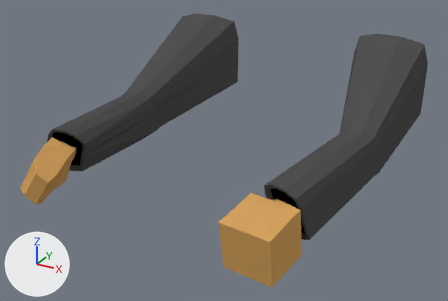
The Blender file Assets/weapons/in-progress/betterSciFiArms 1.blend, before and after one commit.
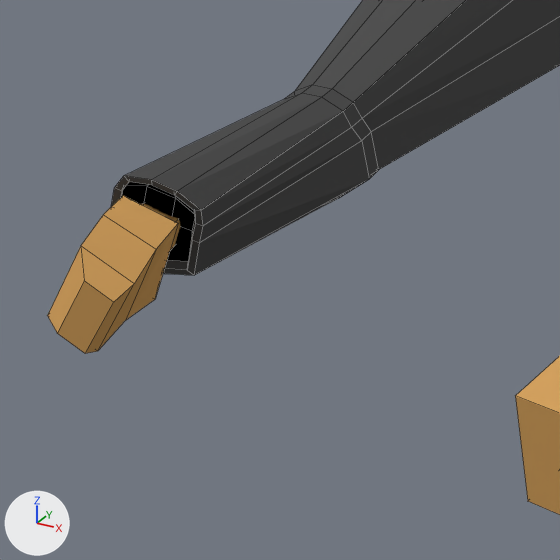
There are two pictures of each version: one whole from a 50 mm lens placed at (23.8, -51.1, 14.5), pointed at (0.6, -8.9, -6.6), one close up on the part from 0% to 53% of the width and 18% to 97% of the height. The axes (+X, +Y, +Z) are drawn at lower left. The lights are the same throughout. The close-ups show mesh edges as thin lines.

The older version as bpy lines, for what is in view:
```python
me_cube_001 = bpy.data.meshes.new('Cube.001')
me_cube_001.from_pydata(...)  # 196 vertices, 174 faces; spans x -13.5..13.5, y -21.8..7.0, z -9.2..1.3
# faces by material slot: [120, 36, 18]
me_cube_001.materials.append(mat_robe)  # dark grey #525252
me_cube_001.materials.append(mat_skin)  # orange #d5a360
me_cube_001.materials.append(mat_hood)  # black #000000
ob_cube_001 = bpy.data.objects.new('Cube.001', me_cube_001)
ob_cube_001.location = (0.0, 0.0, 0.0)
```
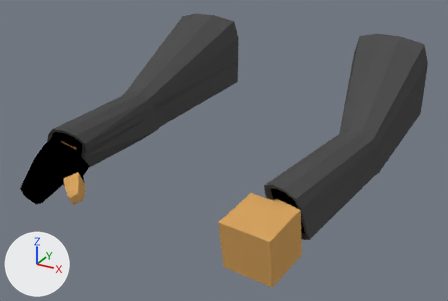
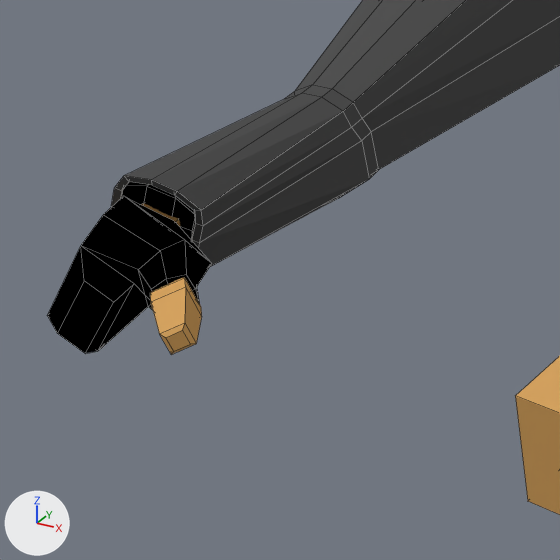
Location of each change, [x1, y1, x2, y2] in pixels of the close-ups (560 x 560 px):
part 1 of me_cube_001, added (orange): after [150, 277, 202, 355]
part 2 of me_cube_001, built on: before [81, 195, 178, 349]; after [81, 196, 212, 351]
part 3 of me_cube_001, recoloured (orange to black): [47, 246, 134, 354] in both

The change, as a diff of the scene's bpy script:
```diff
--- a/Assets/weapons/in-progress/betterSciFiArms 1.blend.py
+++ b/Assets/weapons/in-progress/betterSciFiArms 1.blend.py
@@ me_cube_001 @@
 # used by ob_cube_001; location = (0.0, 0.0, 0.0)
-me_cube_001.from_pydata(...)  # 196 vertices, 174 faces; spans x -13.5..13.5, y -21.8..7.0, z -9.2..1.3
+me_cube_001.from_pydata(...)  # 231 vertices, 208 faces; spans x -13.5..13.5, y -22.9..7.0, z -9.2..1.3
+# me_cube_001 part 1: a new loose piece of 20 vertices spanning x -6.1..-3.3, y -22.9..-19.9, z -6.6..-5.1, in mat_skin (orange #d5a360)
+# me_cube_001 part 2
+# 2 vertices are removed from x -7.7..-7.5, y -19.2..-17.7, z -5.2..-4.9
+# 6 faces are deleted
+# 17 vertices are added at x -7.2..-5.0, y -21.2..-18.9, z -6.8..-4.6
+# 22 new faces join them, mat_hood (black #000000)
+# me_cube_001 part 3: 12 faces spanning x -11.2..-7.0, y -21.7..-17.1, z -8.7..-4.1 switch from mat_skin (orange #d5a360) to mat_hood (black #000000)
 me_cube_001.materials.append(mat_robe)
```
